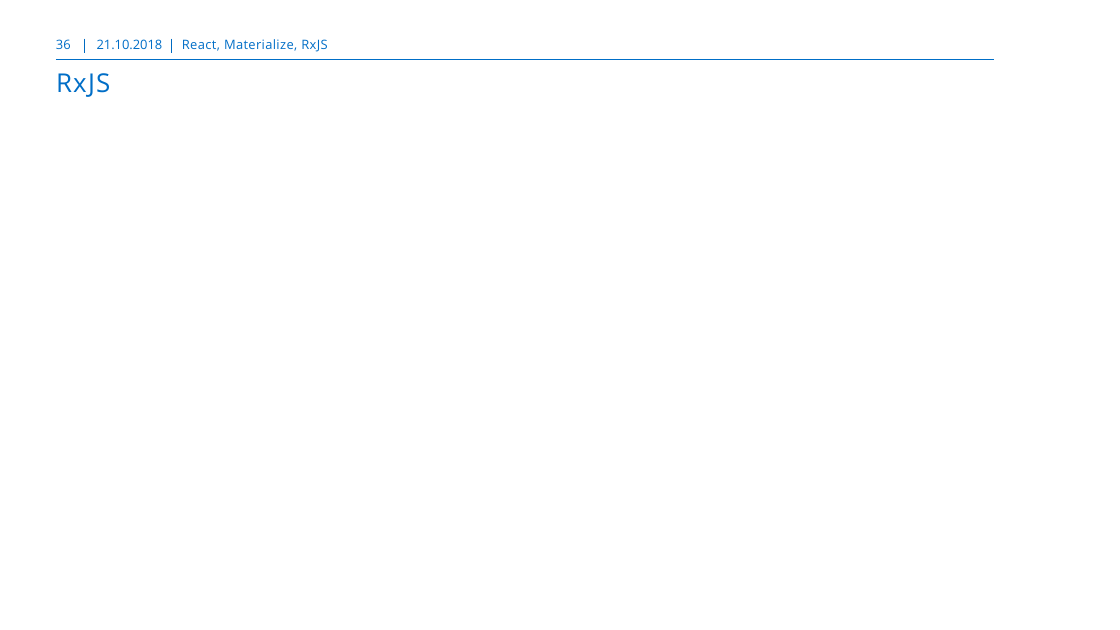
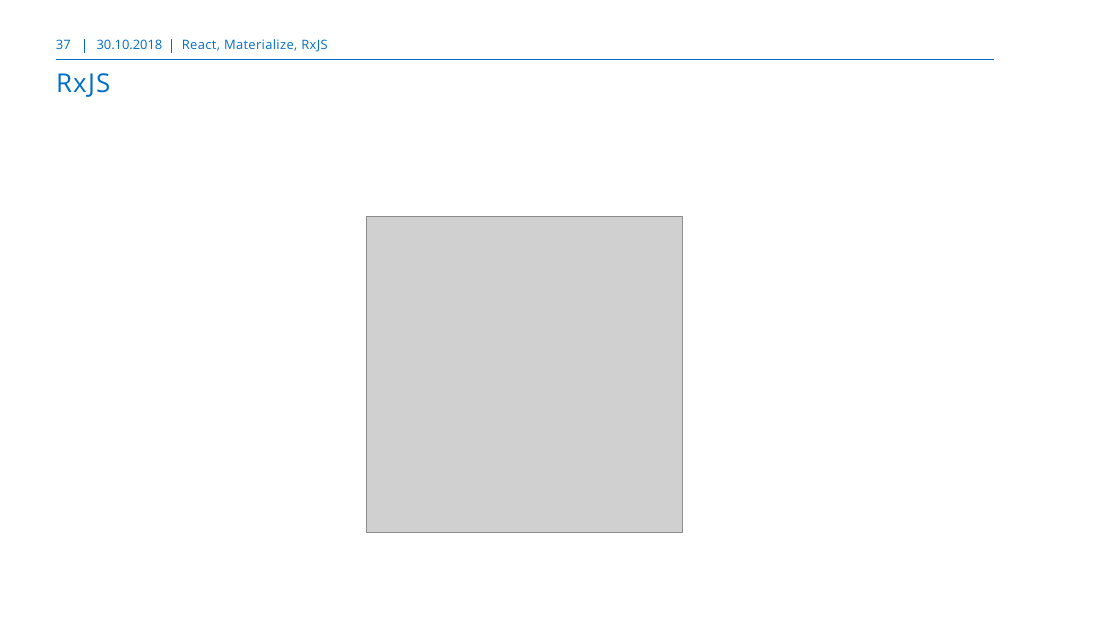
Before and after one commit to markusborer/ReactSample, a slide deck: slide 37 of React.pptx (slide 36 before the commit). Drawn at 1120x630 pixels with LibreOffice and Linux fonts; fonts in the diff are those of the drawing; grey boxes stand for pictures; background and template pictures are left out. Boxes give left, top, right and bottom in pixels: in the first picture for what was removed or moved away, otherwise in the second. Text is boxed around its words. In the diff, an @@ line names an element or a change of style, - is before the commit and + after.

```diff
--- a/React.pptx
+++ b/React.pptx
@@ page number at (x1=56, y1=39, x2=71, y2=49): text changed @@
-36
+37
@@ text at (x1=97, y1=39, x2=163, y2=49): text changed @@
-21.10.2018
+30.10.2018
@@ picture added at (x1=367, y1=216, x2=684, y2=532) @@
```
Also in this commit, not shown: 34 other slides changed, 6 slides added.
